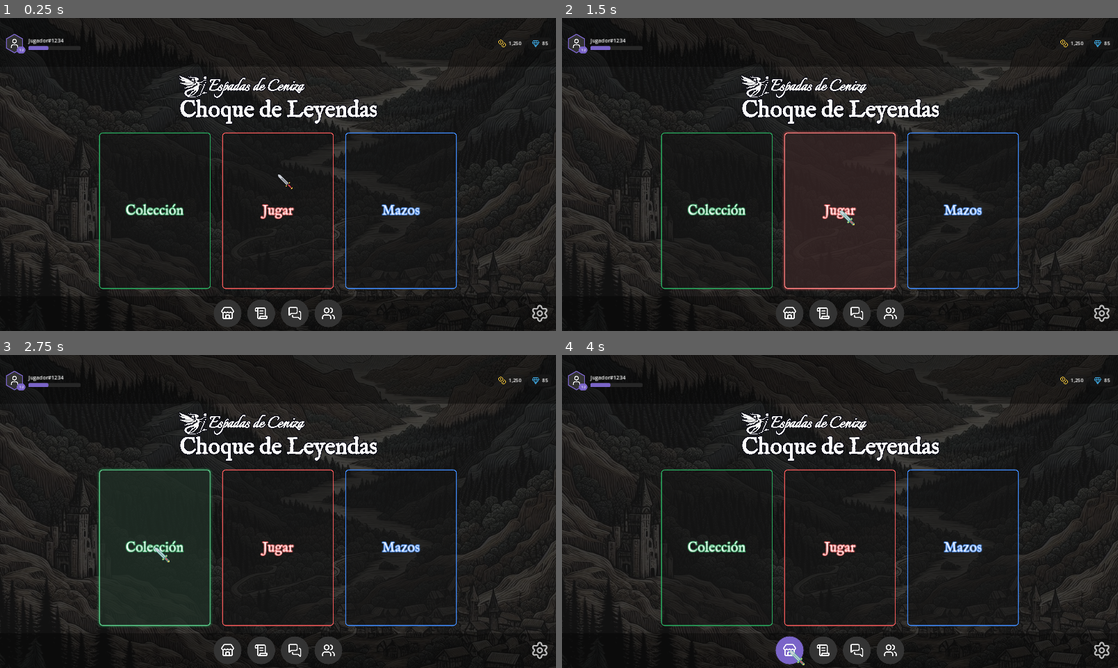
Above: before the commit, frames 1-4 (two rows, left to right).
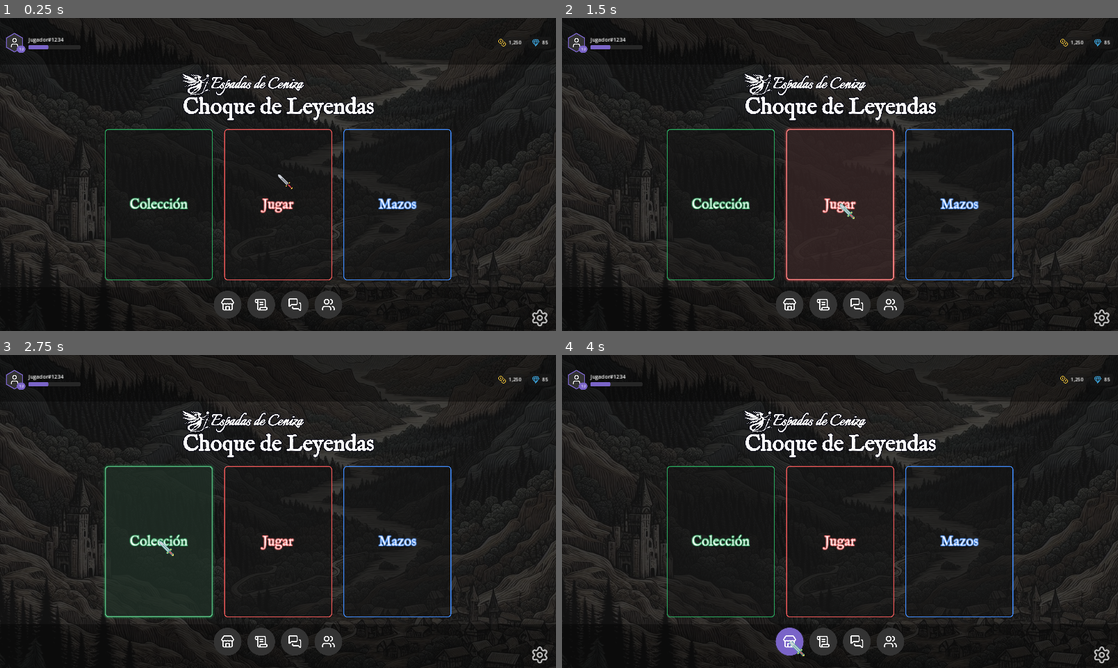
Above: after the commit, the same moments.

Repository: Bildurre/choque_de_leyendas_vg
Game: Godot game, scene res://screens/main_menu/main_menu_desktop.tscn
Same seed, same stepped clock (60 frames per second), same inputs: the game is played once before the commit and once after it.
Inputs (mouse positions are in pixels of both pictures, inside the frame that each line leads up to; where the layout moved, square brackets give the same spot in the first picture):
- Up to frame 1 (0.25 s): no input
- Up to frame 2 (1.5 s): click "Jugar" at 0.5 s; click "Jugar" at 1.25 s
- Up to frame 3 (2.75 s): click "Colección" at 2 s
- Up to frame 4 (4 s): click "Mazos" at 2.75 s; click (789, 642) [789, 649] at 3.5 s

The runs differ from the first frame. In frame 1, 6.3% of the frame differs, in the area x 1-99%, y 4-99%; in frame 2, 7.0%; in frame 3, 7.0%; in frame 4, 6.4%.

Commit message:
Adjust bottom bar: taller, buttons top-aligned, gear bottom-right
- Increased bar height from 120 to 150px
- CenterButtons anchored to top-center with 12px top padding
- SettingsButton anchored to bottom-right corner

https://claude.ai/code/session_0176j4sJi8nNgewyZfevnuDY

Diff:
--- a/screens/main_menu/main_menu_desktop.tscn
+++ b/screens/main_menu/main_menu_desktop.tscn
@@ -292,7 +292,7 @@
 
 [node name="BottomSection" type="Control" parent="Layout"]
 layout_mode = 2
-custom_minimum_size = Vector2(0, 120)
+custom_minimum_size = Vector2(0, 150)
 
 [node name="BottomBg" type="ColorRect" parent="Layout/BottomSection"]
 layout_mode = 1
@@ -306,13 +306,11 @@
 
 [node name="CenterButtons" type="HBoxContainer" parent="Layout/BottomSection"]
 layout_mode = 1
-anchors_preset = 8
+anchors_preset = 5
 anchor_left = 0.5
-anchor_top = 0.5
 anchor_right = 0.5
-anchor_bottom = 0.5
-grow_horizontal = 2
-grow_vertical = 2
+offset_top = 12.0
+grow_horizontal = 2
 theme_override_constants/separation = 20
 
 [node name="ShopButton" type="Button" parent="Layout/BottomSection/CenterButtons"]
@@ -350,17 +348,17 @@
 [node name="SettingsButton" type="TextureButton" parent="Layout/BottomSection"]
 unique_name_in_owner = true
 layout_mode = 1
-anchors_preset = 6
+anchors_preset = 3
 anchor_left = 1.0
-anchor_top = 0.5
-anchor_right = 1.0
-anchor_bottom = 0.5
-offset_left = -68.0
-offset_top = -16.0
+anchor_top = 1.0
+anchor_right = 1.0
+anchor_bottom = 1.0
+offset_left = -56.0
+offset_top = -44.0
 offset_right = -24.0
-offset_bottom = 16.0
+offset_bottom = -12.0
 grow_horizontal = 0
-grow_vertical = 2
+grow_vertical = 0
 tooltip_text = "MAIN_MENU_SETTINGS"
 texture_normal = ExtResource("8_settings")
 stretch_mode = 5
